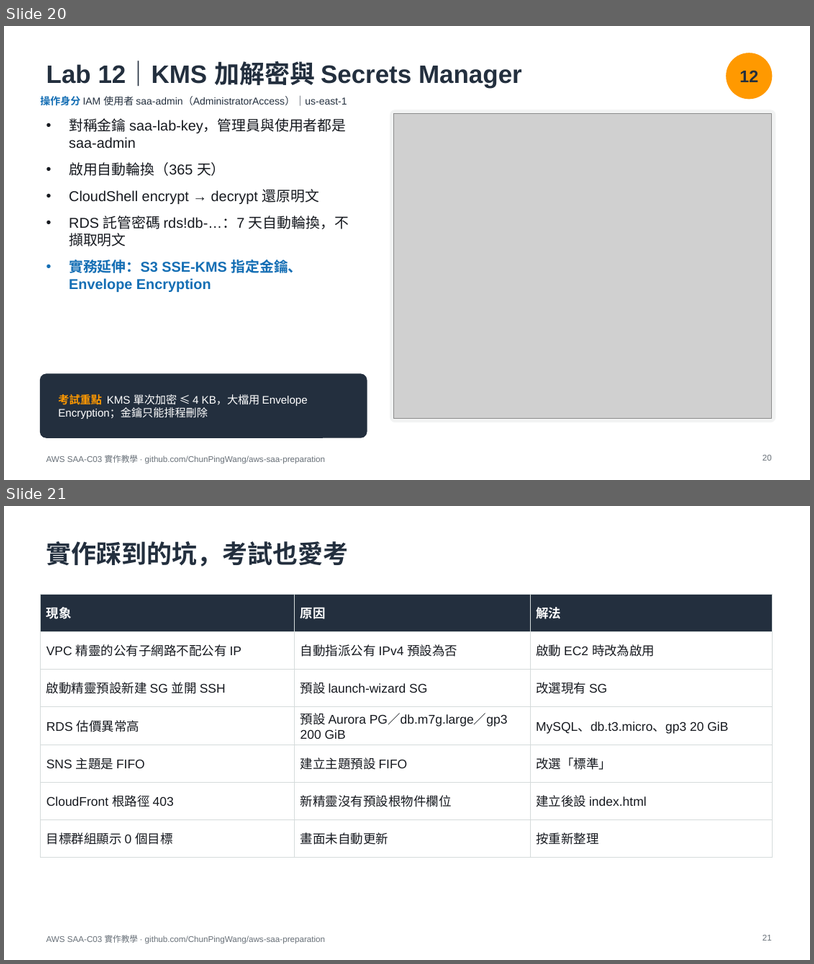
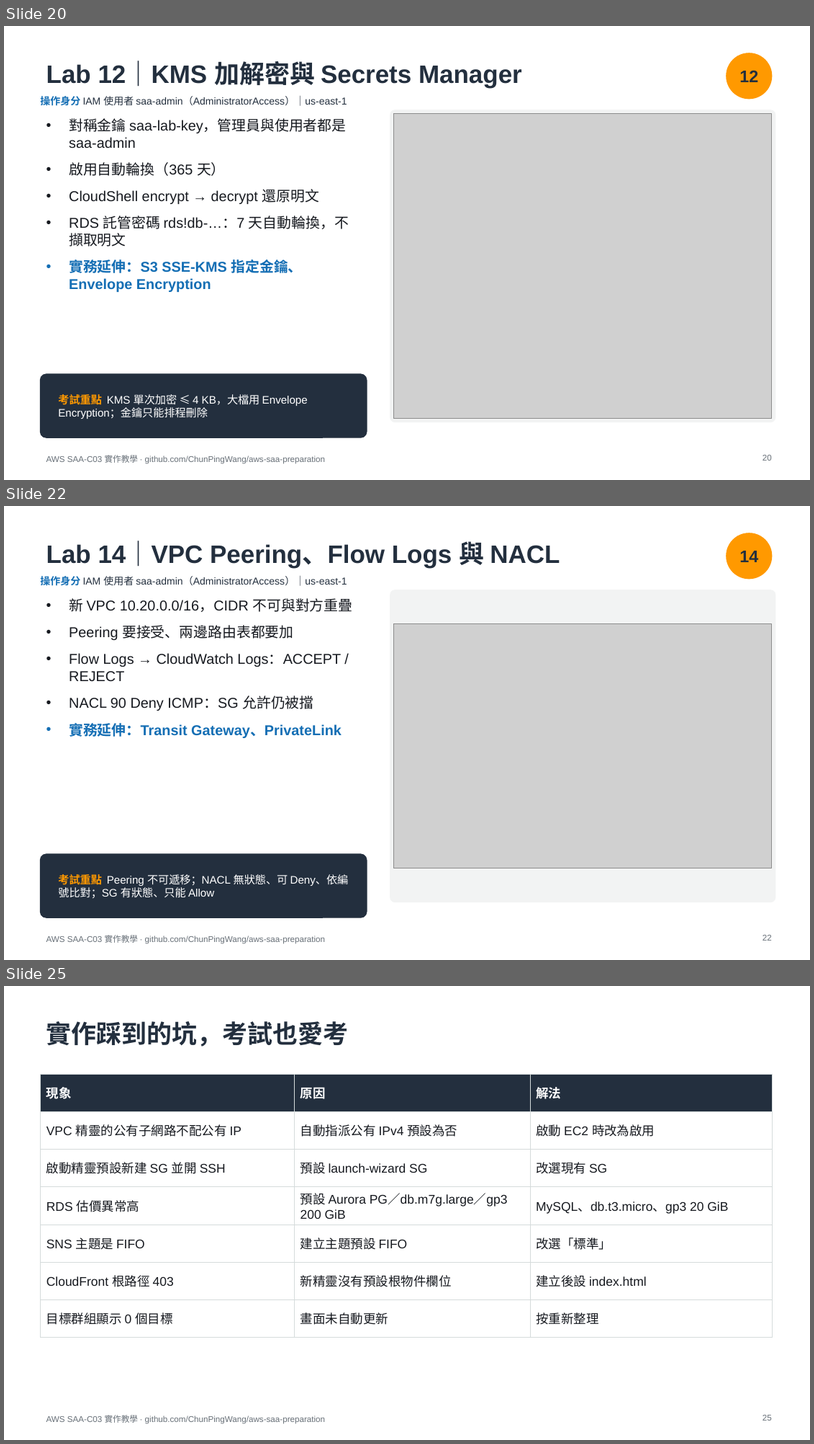
Before and after one commit to ChunPingWang/aws-saa-preparation, a slide deck: slides/aws-saa-c03-hands-on.pptx. Shown one above the other, each under a label of ours: slides 20 and 21 before the commit, slides 20, 22 and 25 after it; the slides between them are not shown. The pictures are 814x964 and 814x1444 pixels, drawn with LibreOffice and Linux fonts; fonts in the diff are those of the drawing; grey boxes stand for pictures. Boxes give left, top, right and bottom in pixels: in the first picture for what was removed or moved away, otherwise in the second. Text is boxed around its words. In the diff, an @@ line names an element or a change of style, - is before the commit and + after.

```diff
--- a/slides/aws-saa-c03-hands-on.pptx
+++ b/slides/aws-saa-c03-hands-on.pptx
@@ slide 22 added at bbox=[4, 506, 810, 960], background #FFFFFF; not listed: 1 template element that a slide beside it also shows @@
@@ title added at bbox=[46, 541, 560, 567], 30 pt, text #232F3E, bold @@
+Lab 14｜VPC Peering、Flow Logs 與 NACL
@@ ellipse added at bbox=[727, 533, 772, 579], fill #FF9900, outline #FF9900 1 pt @@
@@ text added at bbox=[740, 551, 759, 562], 20 pt, text #232F3E, bold @@
+14
@@ text added at bbox=[40, 576, 347, 586], 12 pt, text #232F3E @@
+操作身分 IAM 使用者 saa-admin（AdministratorAccess）｜us-east-1
@@ rounded rectangle added at bbox=[391, 590, 776, 901], fill #F2F3F3, outline #F2F3F3 1 pt @@
@@ text added at bbox=[69, 598, 352, 738], 17 pt, text #16191F @@
+• 新 VPC 10.20.0.0/16，CIDR 不可與對方重疊
+• Peering 要接受、兩邊路由表都要加
+• Flow Logs → CloudWatch Logs：ACCEPT / REJECT
+• NACL 90 Deny ICMP：SG 允許仍被擋
+• 實務延伸：Transit Gateway、PrivateLink
@@ picture added at bbox=[394, 624, 772, 867] @@
@@ rounded rectangle added at bbox=[40, 854, 367, 917], fill #232F3E, outline #232F3E 1 pt @@
@@ text added at bbox=[58, 874, 349, 898], 13 pt, text #FFFFFF @@
+考試重點 Peering 不可遞移；NACL 無狀態、可 Deny、依編號比對；SG 有狀態、只能 Allow
@@ page number added at bbox=[763, 934, 772, 940], 10 pt, text #687078 @@
+22
@@ what was slide 21 is now slide 25 @@
@@ page number at bbox=[763, 1414, 772, 1420]: text changed @@
-21
+25
```
Also in this commit, not shown: 4 slides changed, 4 other slides added.
